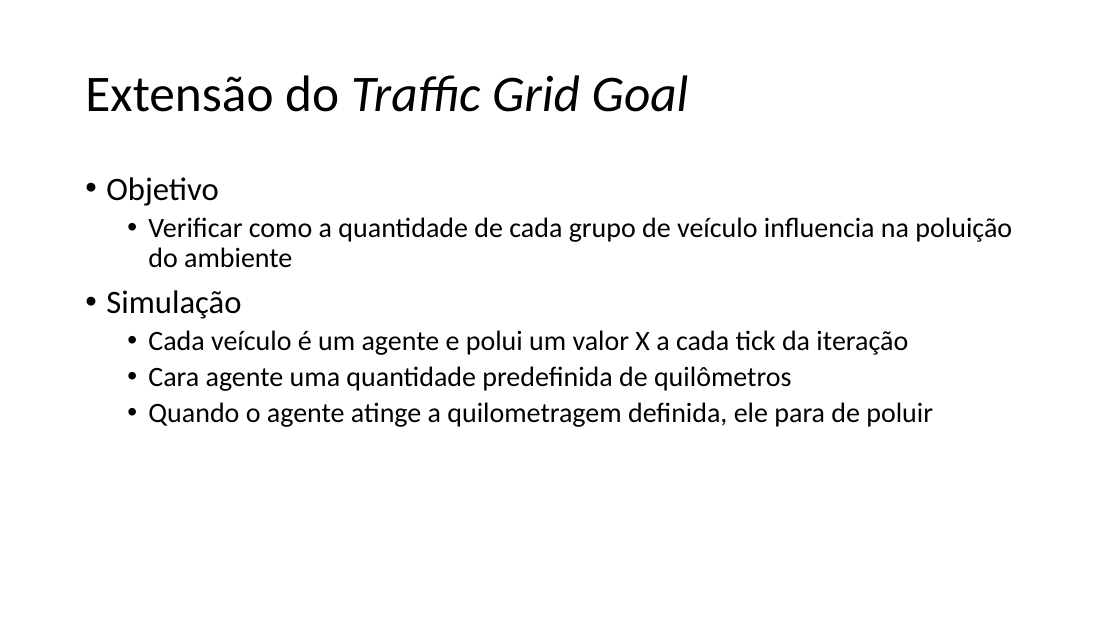
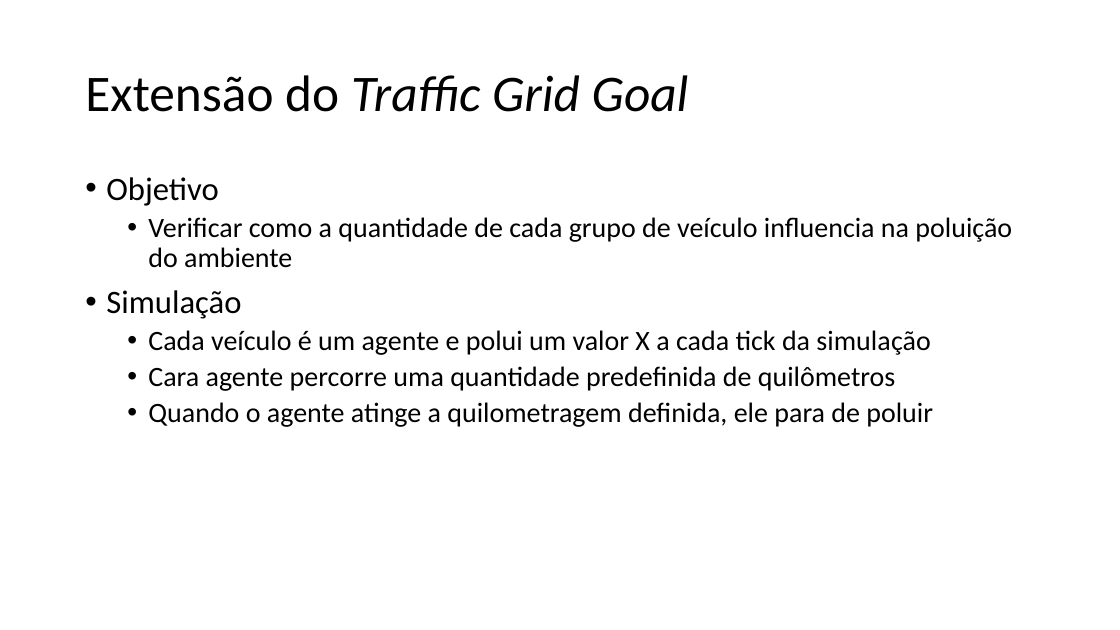
Before and after one commit to rejunges/SimulacaoSocial, a slide deck: slide 3 of Trabalho Netlogo.pptx. Drawn at 1120x630 pixels with LibreOffice and Linux fonts; fonts in the diff are those of the drawing. Boxes give left, top, right and bottom in pixels: in the first picture for what was removed or moved away, otherwise in the second. Text is boxed around its words. In the diff, an @@ line names an element or a change of style, - is before the commit and + after.

Commit message:
Apresentação

```diff
--- a/Trabalho Netlogo.pptx
+++ b/Trabalho Netlogo.pptx
@@ text at [148,330,930,391]: text changed @@
-  • Cada veículo é um agente e polui um valor X a cada tick da iteração
-  • Cara agente uma quantidade predefinida de quilômetros
+  • Cada veículo é um agente e polui um valor X a cada tick da simulação
+  • Cara agente percorre uma quantidade predefinida de quilômetros
```
